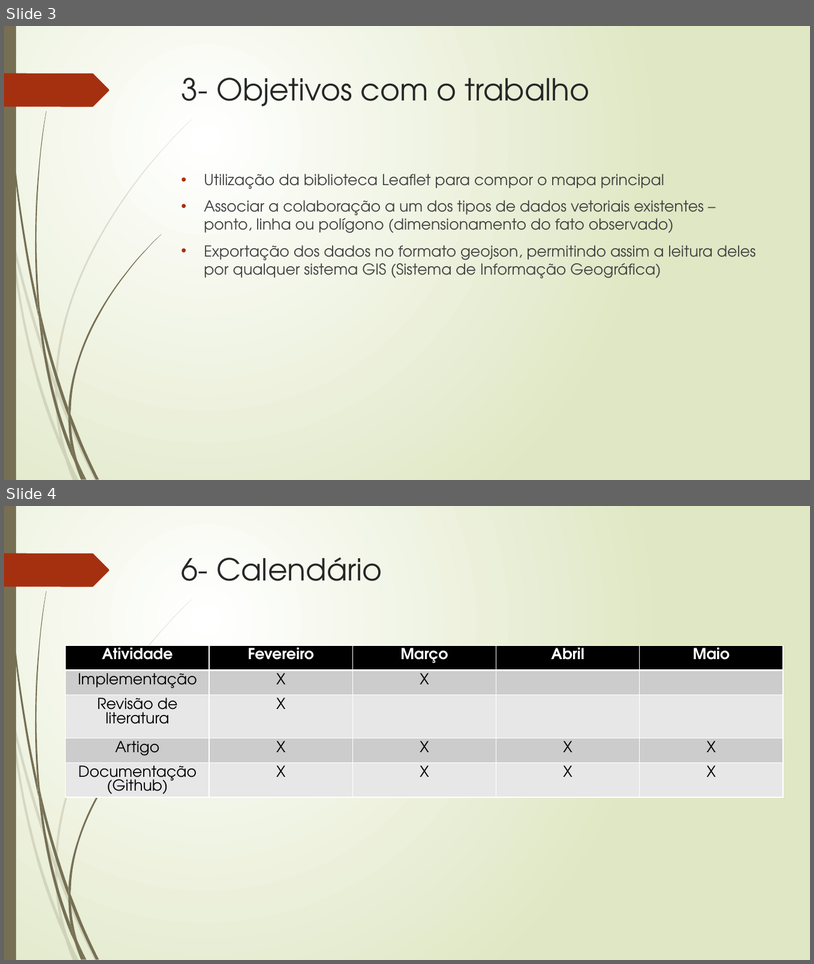
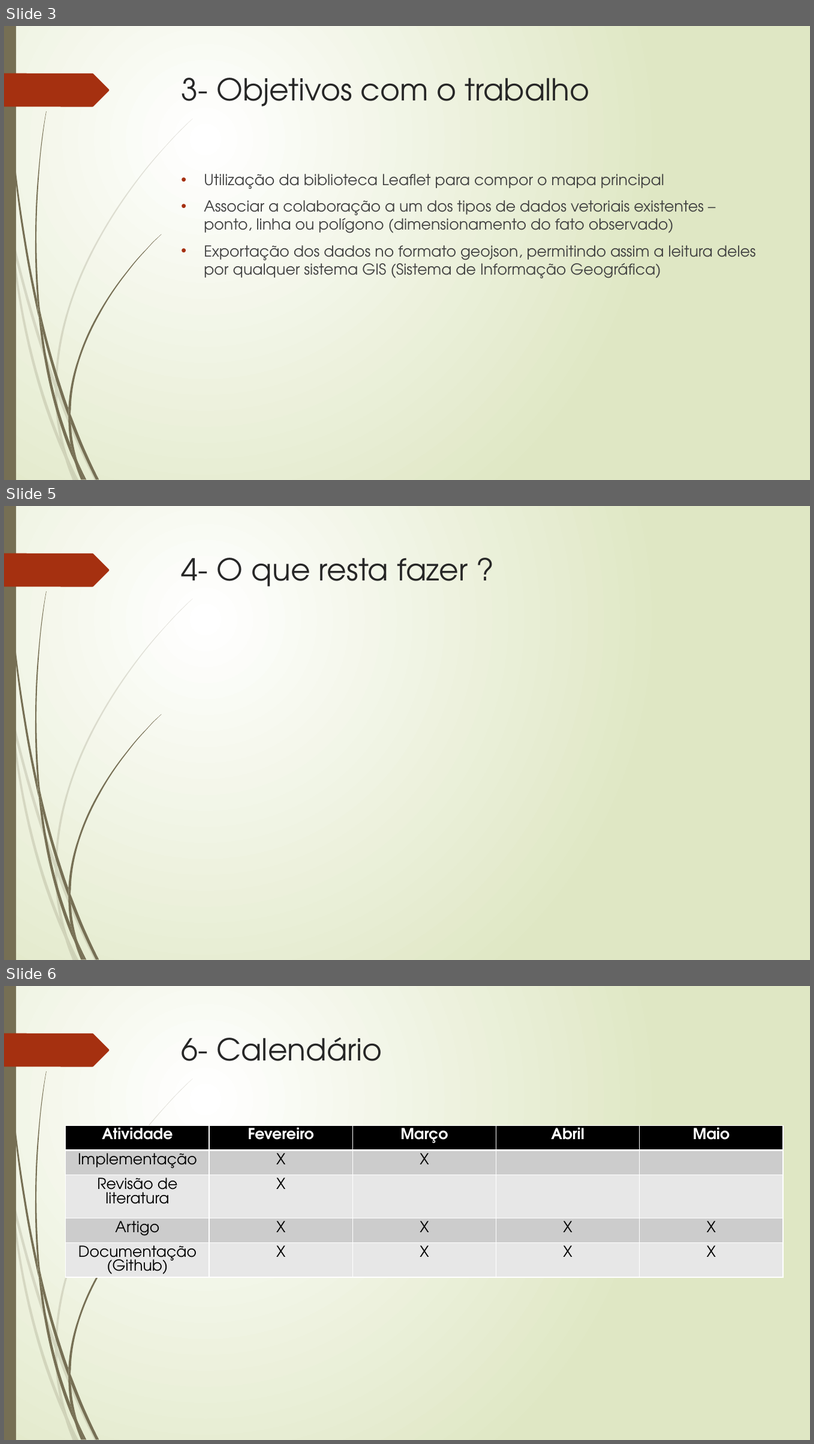
Before and after one commit to TavaresCarlos/TCC, a slide deck: apresentação-do-sistema/apresentação-02.pptx. Shown one above the other, each under a label of ours: slides 3 and 4 before the commit, slides 3, 5 and 6 after it; the slides between them are not shown. The pictures are 814x964 and 814x1444 pixels, drawn with LibreOffice and Linux fonts; fonts in the diff are those of the drawing. Boxes give left, top, right and bottom in pixels: in the first picture for what was removed or moved away, otherwise in the second. Text is boxed around its words. In the diff, an @@ line names an element or a change of style, - is before the commit and + after.

```diff
--- a/apresentação-do-sistema/apresentação-02.pptx
+++ b/apresentação-do-sistema/apresentação-02.pptx
@@ slide 5 added at bbox=[4, 506, 810, 960], background gradient #FFFFFF to #DFE8C4; not listed: 24 template elements that a slide beside it also shows @@
@@ title added at bbox=[182, 558, 468, 586], 36 pt, text #262626 @@
+4- O que resta fazer ?
@@ what was slide 4 is now slide 6 @@
```
Also in this commit, not shown: 1 slide changed, 1 other slide added, 5 other files.
